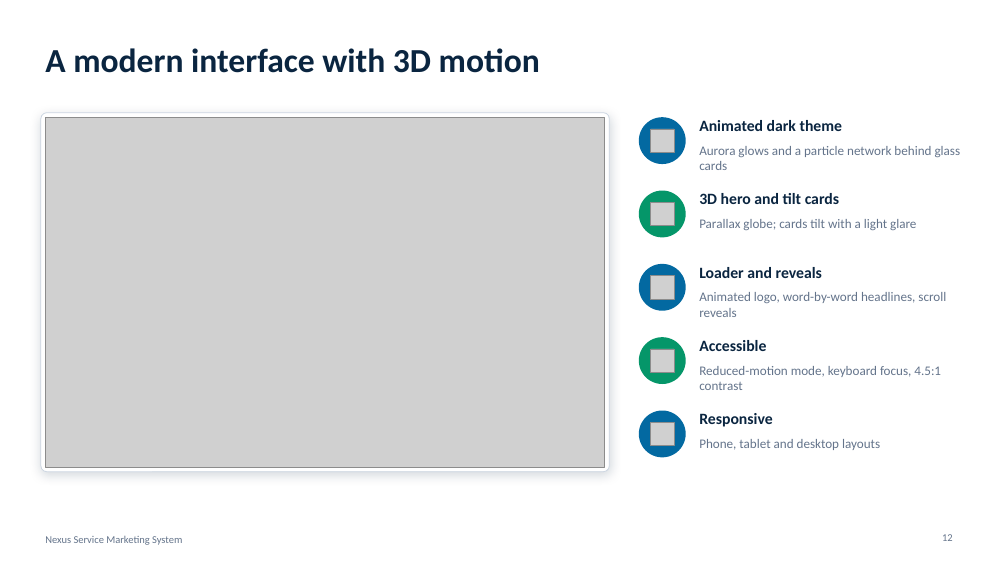
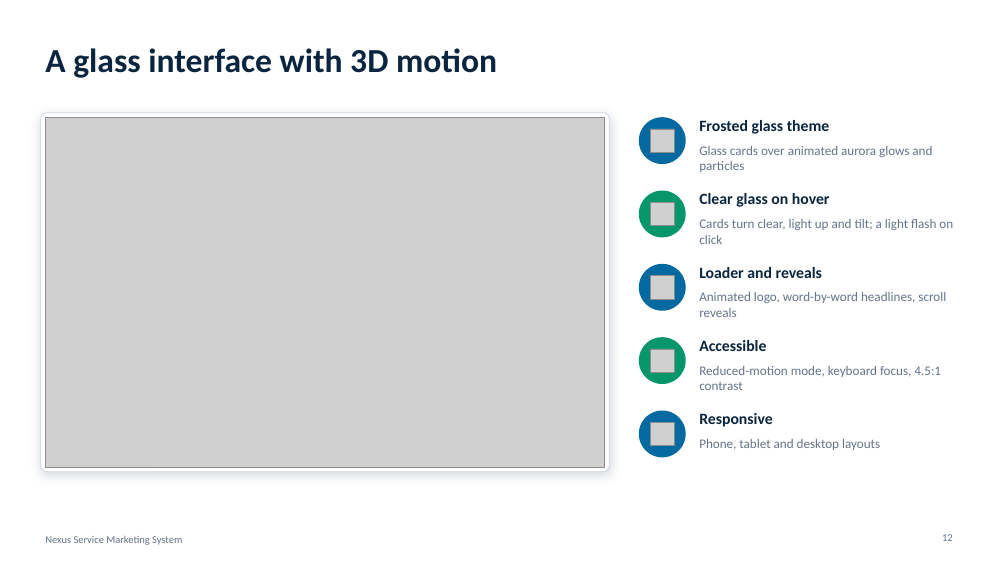
Before and after one commit to humaizkhan363-cmd/e_project, a slide deck: slide 12 of documentation/Nexus_Documentation/Nexus_Presentation_animated.pptx. Drawn at 1008x567 pixels with LibreOffice and Linux fonts; fonts in the diff are those of the drawing; grey boxes stand for pictures. Boxes give left, top, right and bottom in pixels: in the first picture for what was removed or moved away, otherwise in the second. Text is boxed around its words. In the diff, an @@ line names an element or a change of style, - is before the commit and + after.

```diff
--- a/documentation/Nexus_Documentation/Nexus_Presentation_animated.pptx
+++ b/documentation/Nexus_Documentation/Nexus_Presentation_animated.pptx
@@ title at (45,48,497,78): text changed @@
-A modern interface with 3D motion
+A glass interface with 3D motion
@@ text at (699,146,932,172): text changed @@
-Aurora glows and a particle network behind glass cards
+Glass cards over animated aurora glows and particles
@@ text at (699,120,830,134): text changed @@
-Animated dark theme
+Frosted glass theme
@@ text at (699,193,830,207): text changed @@
-3D hero and tilt cards
+Clear glass on hover
@@ text at (699,219,953,244): text changed @@
-Parallax globe; cards tilt with a light glare
+Cards turn clear, light up and tilt; a light flash on click
```
Also in this commit, not shown: 1 other file.
